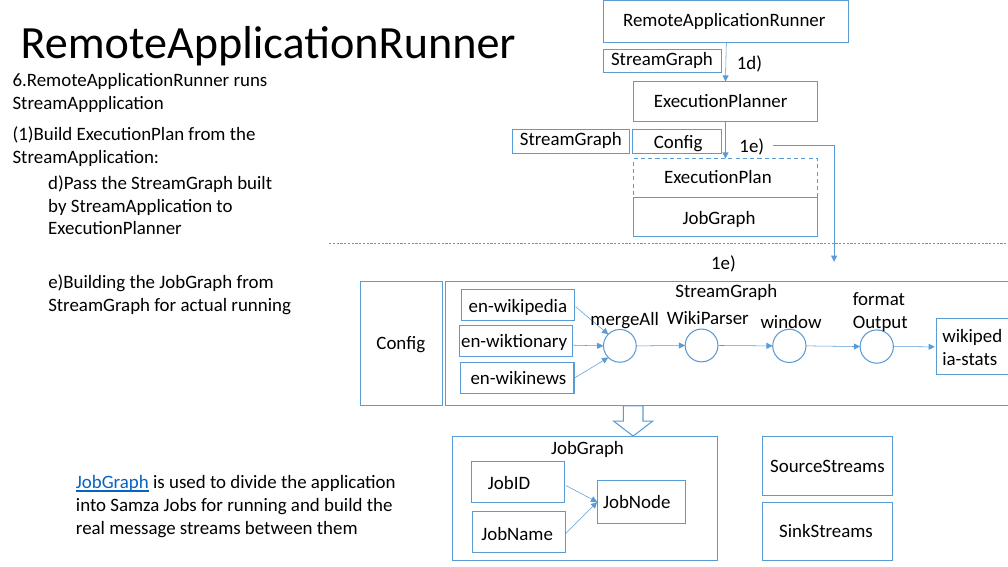
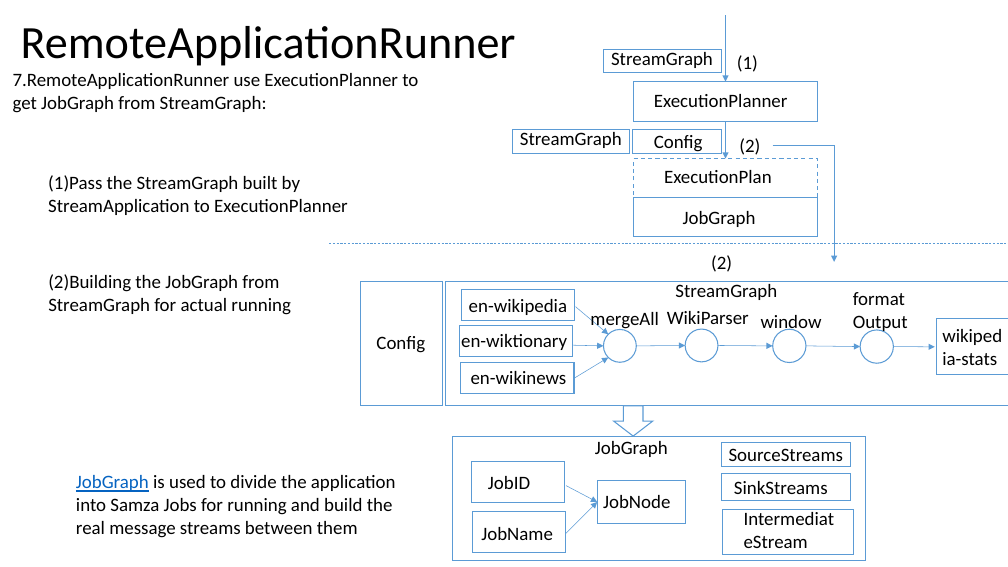
Before and after one commit to Swrrt/Samza-Documents, a slide deck: slide 38 of Documentation/SamzaStructure.pptx (slide 37 before the commit). Drawn at 1008x567 pixels with LibreOffice and Linux fonts; fonts in the diff are those of the drawing. Boxes give left, top, right and bottom in pixels: in the first picture for what was removed or moved away, otherwise in the second. Text is boxed around its words. In the diff, an @@ line names an element or a change of style, - is before the commit and + after.

Commit message:
StreamManager

```diff
--- a/Documentation/SamzaStructure.pptx
+++ b/Documentation/SamzaStructure.pptx
@@ rectangle removed at [604,1,850,42] @@
@@ text removed at [623,13,825,29] @@
-RemoteApplicationRunner
@@ arrow moved from (727, 42) - (726, 82) to (726, 15) - (726, 82) @@
@@ text at [737,55,758,72]: text changed @@
-1d)
+(1)
@@ text at [13,73,418,113]: text changed @@
-6.RemoteApplicationRunner runs StreamAppplication
+7.RemoteApplicationRunner use ExecutionPlanner to get JobGraph from StreamGraph:
@@ text removed at [13,126,256,166] @@
-(1)Build ExecutionPlan from the StreamApplication:
@@ text at [739,138,760,155]: text changed @@
-1e)
+(2)
@@ text at [48,175,348,215]: text changed @@
-d)Pass the StreamGraph built by StreamApplication to ExecutionPlanner
+(1)Pass the StreamGraph built by StreamApplication to ExecutionPlanner
@@ text at [711,255,732,272]: text changed @@
-1e)
+(2)
@@ text at [48,274,290,315]: text changed @@
-e)Building the JobGraph from StreamGraph for actual running
+(2)Building the JobGraph from StreamGraph for actual running
@@ rectangle: place and size @@
-rectangle at [452,437,718,561]
+rectangle at [452,437,866,561]
@@ text "JobGraph": place and size @@
-text "JobGraph" at [551,441,624,457]
+text "JobGraph" at [595,441,668,457]
@@ text "SourceStreams" rewrapped from [770,459,884,472] to [729,448,843,467] @@
@@ rectangle: place and size @@
-rectangle at [763,436,893,495]
+rectangle at [721,443,851,467]
@@ rectangle: place and size @@
-rectangle at [763,502,893,560]
+rectangle at [721,473,851,501]
@@ text "SinkStreams": place and size @@
-text "SinkStreams" at [779,524,873,537]
+text "SinkStreams" at [734,481,828,494]
@@ text added at [737,504,850,557], 18 pt, text #000000 @@
+IntermediateStream
@@ rectangle added at [723,510,854,555], fill #FFFFFF, outline #5B9BD5 1 pt @@
```
Also in this commit, not shown: 23 other slides changed, 1 slide added.
